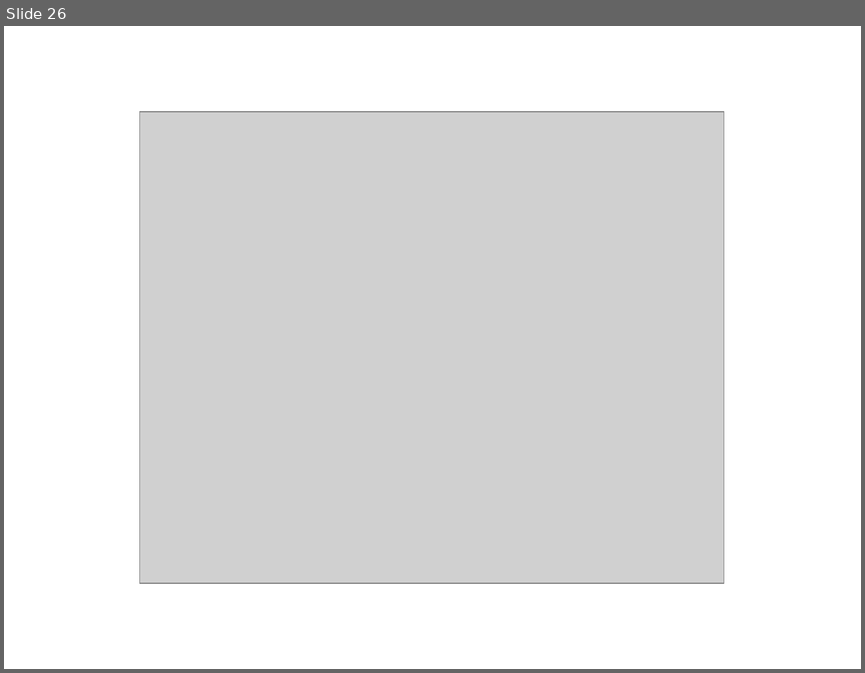
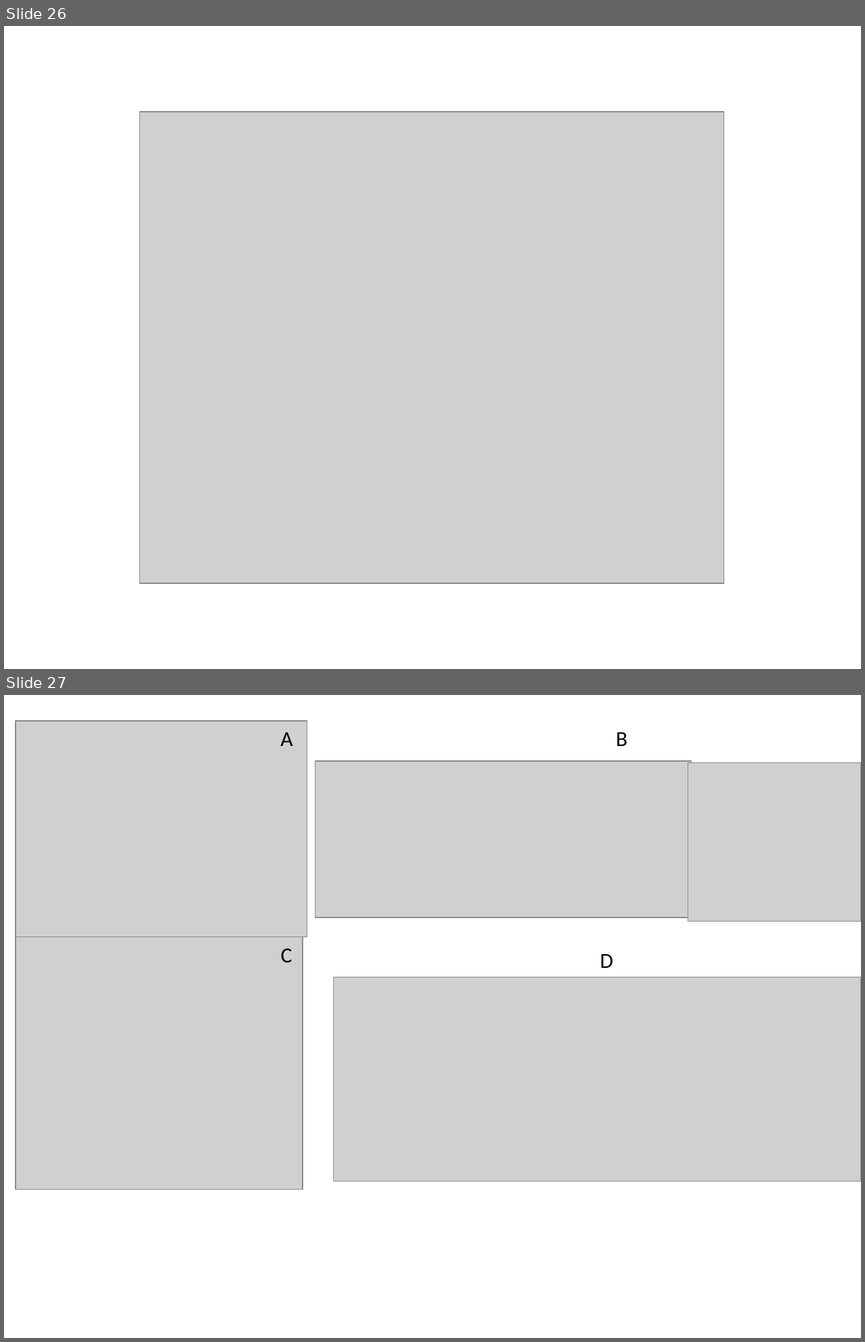
Before and after one commit to AurinaBMH/WORMPlosCBtemplate, a slide deck: figs/PlotsSummary.pptx. Shown one above the other, each under a label of ours: slide 26 before the commit, slides 26 and 27 after it. The pictures are 865x673 and 865x1342 pixels, drawn with LibreOffice and Linux fonts; fonts in the diff are those of the drawing; grey boxes stand for pictures. Boxes give left, top, right and bottom in pixels: in the first picture for what was removed or moved away, otherwise in the second. Text is boxed around its words. In the diff, an @@ line names an element or a change of style, - is before the commit and + after.

```diff
--- a/figs/PlotsSummary.pptx
+++ b/figs/PlotsSummary.pptx
@@ slide 27 added at [4,695,861,1338], background #FFFFFF @@
@@ group added at [15,721,861,1189]: 5 pictures, 4 texts @@
+A
+B
+C
+D
```
Also in this commit, not shown: 9 other files.
